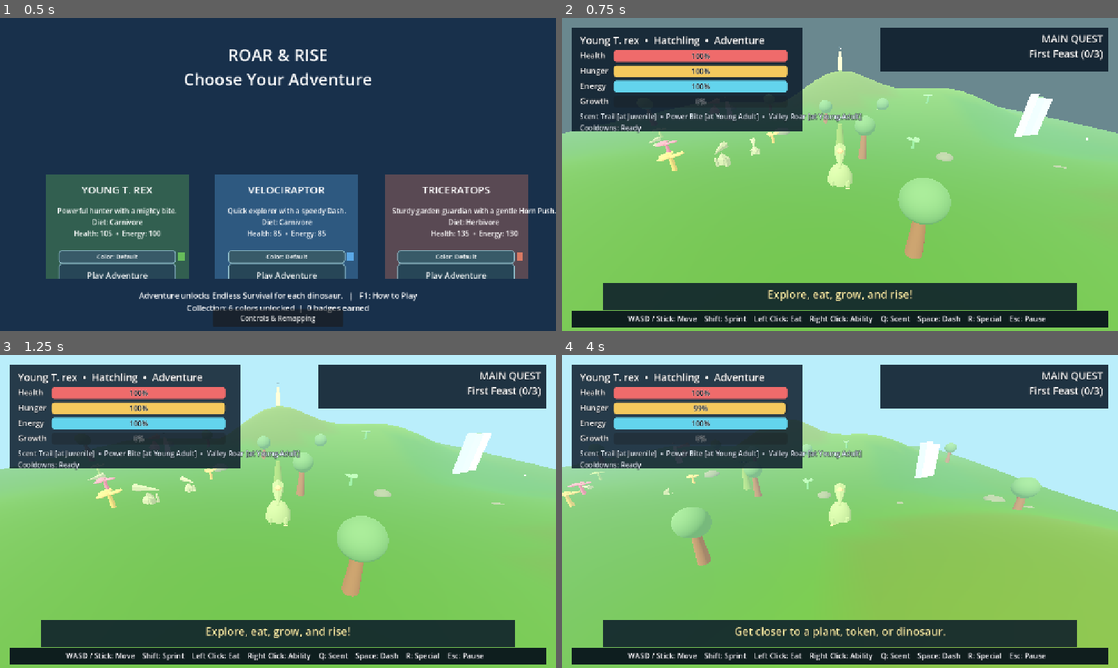
Above: before the commit, frames 1-4 (two rows, left to right).
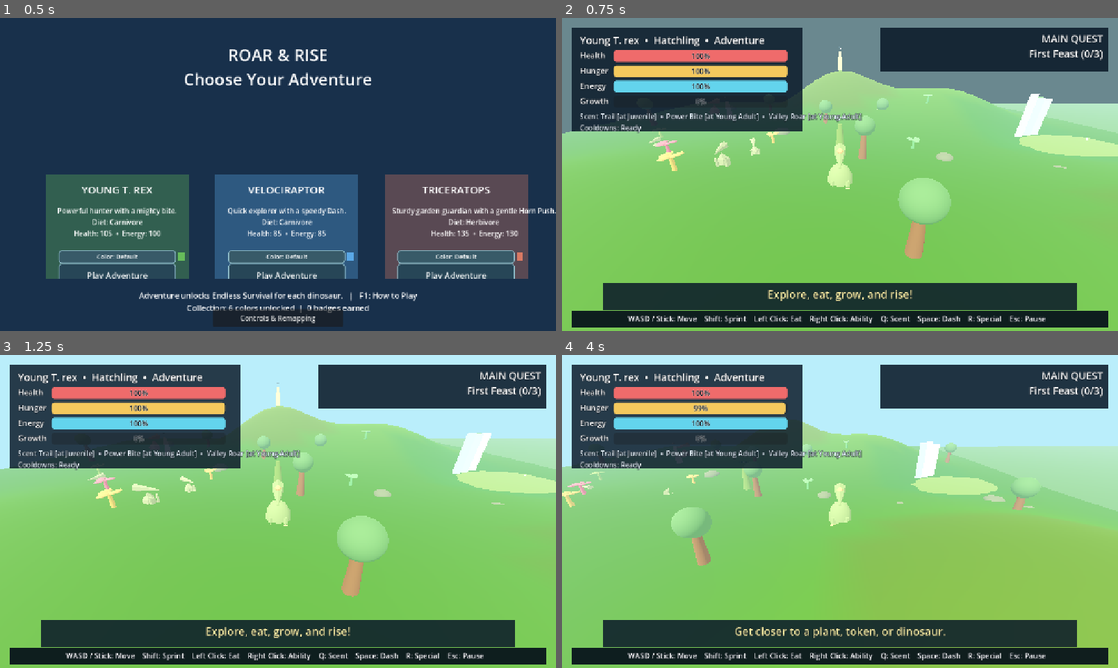
Above: after the commit, the same moments.

Repository: mschalle/Dino-Game
Game: Godot game, scene res://Main.tscn
Two runs of this game, one before a commit and one after it. Both use one fixed random seed, a clock stepped at 60 frames per second and the inputs below.
Inputs (mouse positions are in pixels of both pictures, inside the frame that each line leads up to):
- Up to frame 1 (0.5 s): no input
- Up to frame 2 (0.75 s): click "Play Adventure" at 0.5 s
- Up to frame 3 (1.25 s): no input
- Up to frame 4 (4 s): tap Enter at 1.25 s; move the mouse to (962, 495) at 1.27 s; hold D (move_right) 1.28-2.03 s; click (962, 495) at 1.35 s; move the mouse to (728, 527) at 2.02 s; hold S (move_back) 2.03-2.78 s; tap Space (dash) at 2.1 s; click (728, 527) at 2.3 s; move the mouse to (895, 442) at 2.77 s; hold D (move_right) 2.78-3.53 s; click (895, 442) at 2.85 s; move the mouse to (812, 574) at 3.52 s; hold W (move_forward) from 3.53 s (still down); right-click (812, 574) at 3.6 s; click (812, 574) at 3.8 s

Frame 1 is identical in both runs. In frame 2, 1.9% of the frame differs, in the area x 77-100%, y 27-45%; in frame 3, 2.0%; in frame 4, 4.2%, in the area x 62-100%, y 29-50%.

Commit message:
Add streamed biome ground geometry

Diff:
--- a/tests/run_tests.gd
+++ b/tests/run_tests.gd
@@ -92,10 +92,13 @@
 		var visual_root := scene.instantiate()
 		root.add_child(visual_root)
 		_check(visual_root.get_child_count() >= 1, "%s should create a visible landmark mesh" % chunk.chunk_id)
-		if visual_root.get_child_count() > 0:
-			var landmark_mesh := visual_root.get_child(0)
-			_check(landmark_mesh is MeshInstance3D, "%s landmark should use a mesh instance" % chunk.chunk_id)
-			_check(landmark_mesh.get_child_count() >= 1, "%s landmark should include a readable label" % chunk.chunk_id)
+		_check(visual_root.get_node_or_null("Ground") != null, "%s should create a ground mesh" % chunk.chunk_id)
+		_check(visual_root.get_node_or_null("GroundCollision") != null, "%s should create ground collision" % chunk.chunk_id)
+		var has_labelled_landmark := false
+		for child in visual_root.get_children():
+			if child is MeshInstance3D and child.get_child_count() >= 1:
+				has_labelled_landmark = true
+		_check(has_labelled_landmark, "%s landmark should include a readable label" % chunk.chunk_id)
 		visual_root.free()
 
 func _test_world_streaming() -> void:
--- a/world_chunk_visual.gd
+++ b/world_chunk_visual.gd
@@ -14,6 +14,7 @@
 func _ready() -> void:
 	var biome := str(get_meta("biome", "Biome"))
 	var landmark := str(get_meta("landmark", biome))
+	_create_ground(biome)
 	var marker := MeshInstance3D.new()
 	var pillar := CylinderMesh.new()
 	pillar.top_radius = 0.18
@@ -53,3 +54,22 @@
 	material.emission = color.darkened(0.35)
 	material.emission_energy_multiplier = 0.35
 	return material
+
+func _create_ground(biome: String) -> void:
+	var ground := MeshInstance3D.new()
+	var plane := PlaneMesh.new()
+	plane.size = Vector2(60.0, 60.0)
+	ground.mesh = plane
+	ground.material_override = _biome_material(biome)
+	ground.position.y = -0.12
+	ground.name = "Ground"
+	add_child(ground)
+	var body := StaticBody3D.new()
+	body.name = "GroundCollision"
+	var collider := CollisionShape3D.new()
+	var shape := BoxShape3D.new()
+	shape.size = Vector3(60.0, 0.25, 60.0)
+	collider.shape = shape
+	collider.position.y = -0.12
+	body.add_child(collider)
+	add_child(body)
Not shown, changed: PROJECT_PLAN.md
